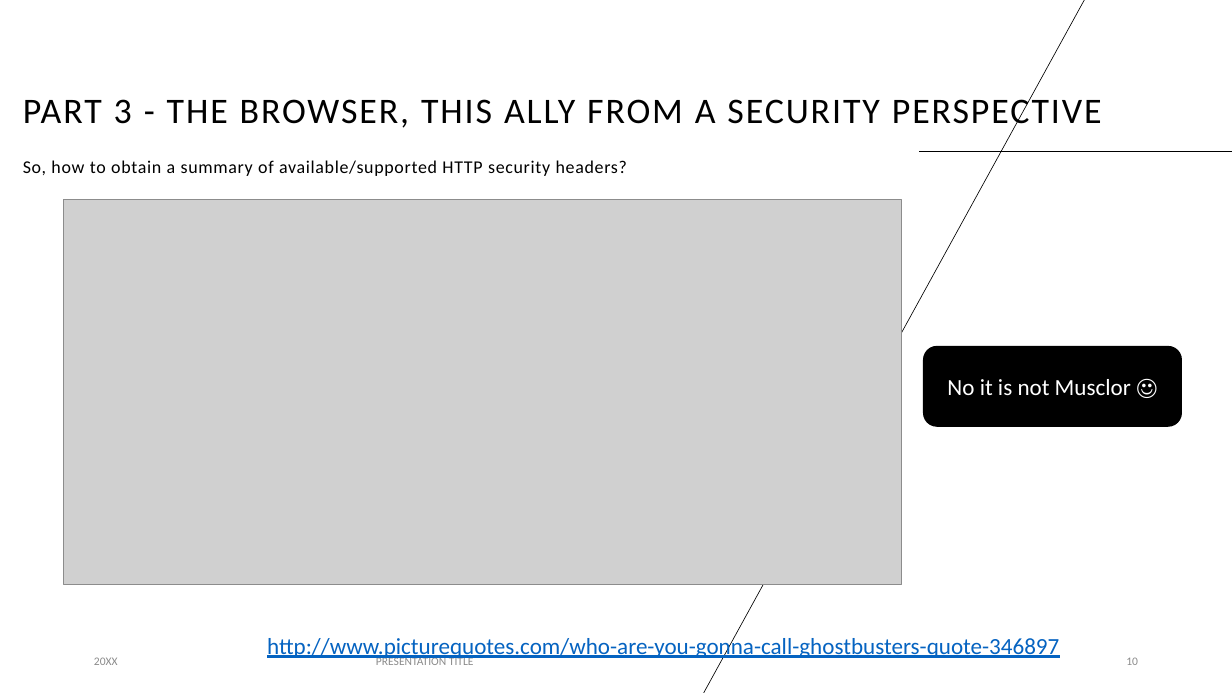
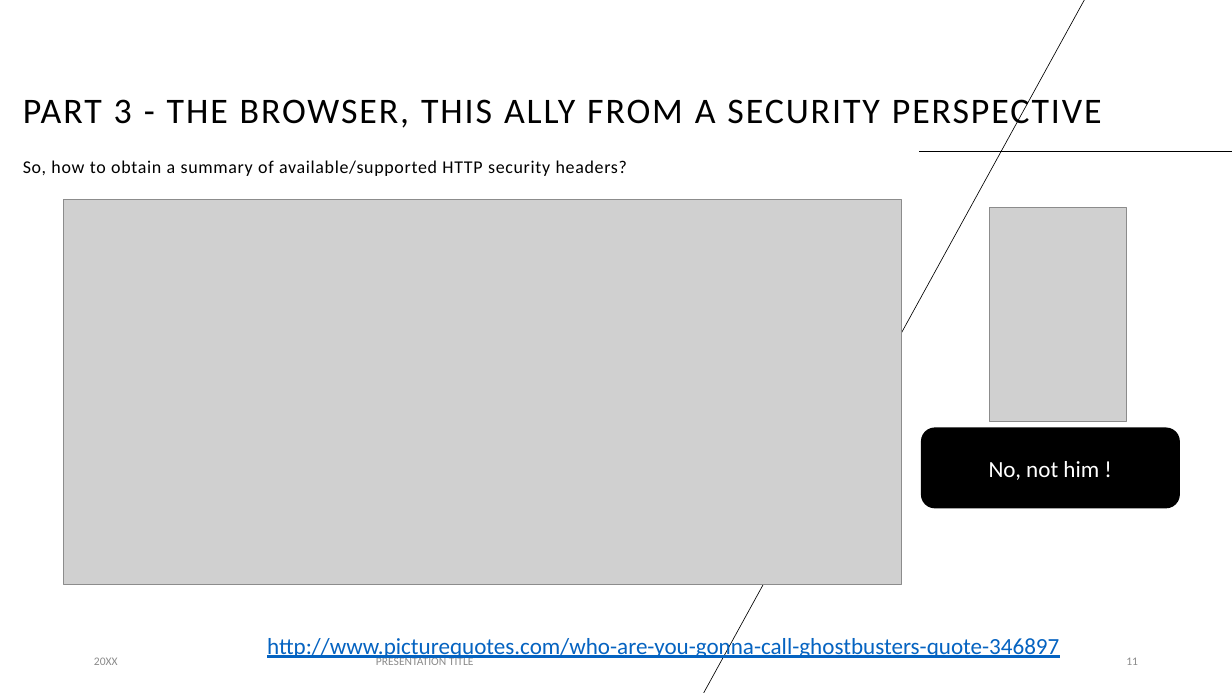
Before and after one commit to righettod/voxxeddays-lux-2022, a slide deck: slide 11 of work.pptx (slide 10 before the commit). Drawn at 1232x693 pixels with LibreOffice and Linux fonts; fonts in the diff are those of the drawing; grey boxes stand for pictures. Boxes give left, top, right and bottom in pixels: in the first picture for what was removed or moved away, otherwise in the second. Text is boxed around its words. In the diff, an @@ line names an element or a change of style, - is before the commit and + after.

```diff
--- a/work.pptx
+++ b/work.pptx
@@ picture added at [990,207,1127,421] @@
@@ rounded rectangle "No, not him !": place and size @@
-rounded rectangle "No, not him !" at [924,347,1182,426]
+rounded rectangle "No, not him !" at [921,428,1179,507]
@@ text in rounded rectangle at [989,461,1099,480]: text changed @@
-No it is not Musclor ☺
+No, not him !
@@ page number at [1126,657,1138,665]: text changed @@
-10
+11
```
Also in this commit, not shown: 1 other slide changed, 1 slide added.
